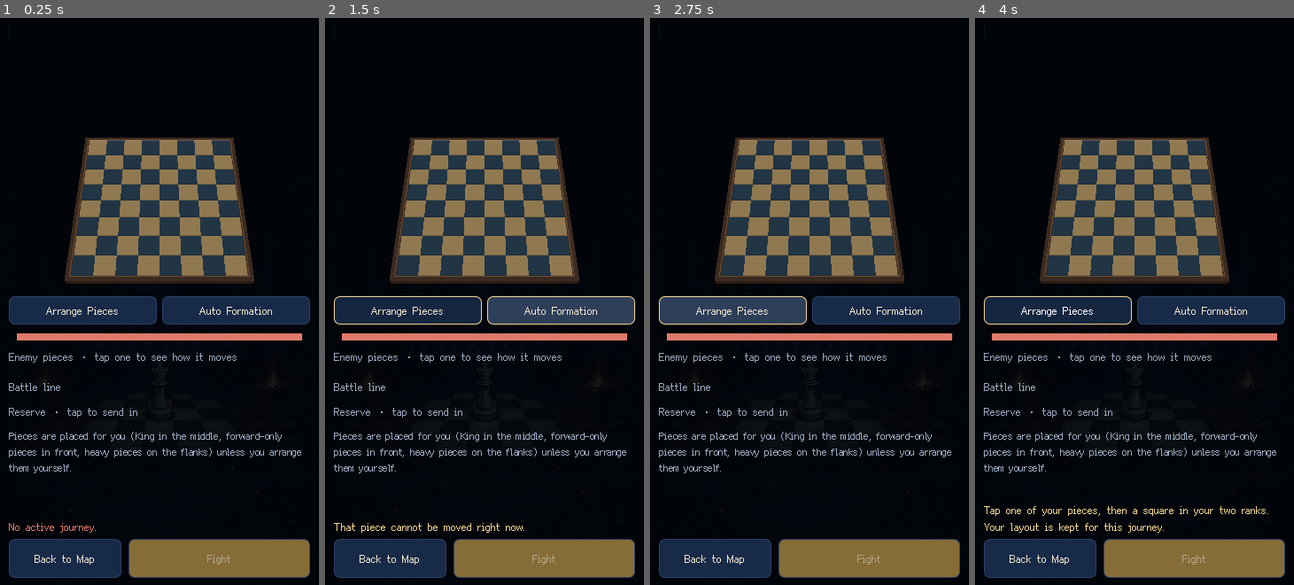
Above: before the commit, frames 1-4 (left to right).
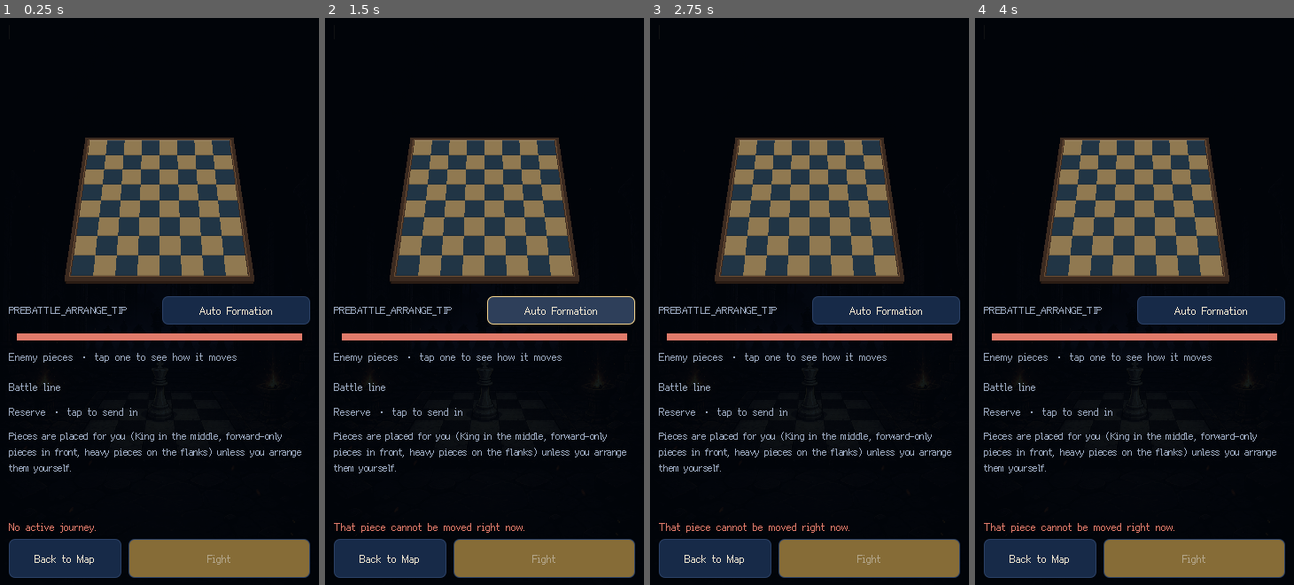
Above: after the commit, the same moments.

Repository: CapJunkrat/pixelking
Game: Godot game, scene res://scenes/run/PreBattleScene.tscn
Two runs of this game, one before a commit and one after it. Both use one fixed random seed, a clock stepped at 60 frames per second and the inputs below. This scene is started directly instead of the project's main scene. Sound files missing from this copy of the repository are replaced by a short silence.
Inputs (mouse positions are in pixels of both pictures, inside the frame that each line leads up to):
- Up to frame 1 (0.25 s): no input
- Up to frame 2 (1.5 s): click (407, 312) at 0.5 s, where only the run before the commit has a clickable "Arrange Pieces"; click "Auto Formation" at 1.25 s
- Up to frame 3 (2.75 s): click (732, 312) at 2 s, where only the run before the commit has a clickable "Arrange Pieces"
- Up to frame 4 (4 s): click "Auto Formation" at 2.75 s; click (1057, 312) at 3.5 s, where only the run before the commit has a clickable "Arrange Pieces"

The runs differ from the first frame. In frame 1, 2.3% of the frame differs, in the area x 2-50%, y 49-55%; in frame 2, 2.5%; in frame 3, 2.5%; in frame 4, 2.9%, in the area x 2-92%, y 49-91%.
Error before the commit: Invalid access to property or key 'deployment_state' on a base object of type 'Nil'. (res://scripts/run/PreBattleScene.gd:267)

Commit message:
feat: arrange pieces without a mode button
Co-Authored-By: Claude Opus 5.5 <noreply@anthropic.com>
Claude-Session: https://claude.ai/code/session_012w4X79Jp4FAdeJJxKLYmvh

Diff:
--- a/scripts/run/PreBattleScene.gd
+++ b/scripts/run/PreBattleScene.gd
@@ -41,11 +41,10 @@
 var status_label: Label = null
 var back_button: Button = null
 var fight_button: Button = null
-var arrange_button: Button = null
 var auto_button: Button = null
 var focus_id: String = ""
-## Arranging by hand: tap one of your pieces, then a square in your two ranks.
-var arranging: bool = false
+## Arranging by hand is always on: tap one of your pieces, then a square in your two
+## ranks. 0 while no piece is picked up.
 var arrange_selected: int = 0
 var _starting: bool = false
 
@@ -103,16 +102,16 @@
 	var arrange_row: HBoxContainer = HBoxContainer.new()
 	arrange_row.name = "ArrangeRow"
 	arrange_row.add_theme_constant_override("separation", 6)
-	arrange_button = _button(_text("PREBATTLE_ARRANGE"), PANEL_2, LINE, INK)
-	arrange_button.name = "ArrangeButton"
-	arrange_button.custom_minimum_size = Vector2(0, 32)
-	arrange_button.toggle_mode = true
-	arrange_button.toggled.connect(_set_arranging)
+	var arrange_hint: Label = _label(_text("PREBATTLE_ARRANGE_TIP"), 11, MUTED)
+	arrange_hint.name = "ArrangeHint"
+	arrange_hint.size_flags_horizontal = Control.SIZE_EXPAND_FILL
+	arrange_hint.vertical_alignment = VERTICAL_ALIGNMENT_CENTER
+	arrange_hint.autowrap_mode = TextServer.AUTOWRAP_WORD_SMART
 	auto_button = _button(_text("PREBATTLE_AUTO_FORMATION"), PANEL_2, LINE, INK)
 	auto_button.name = "AutoFormationButton"
 	auto_button.custom_minimum_size = Vector2(0, 32)
 	auto_button.pressed.connect(_reset_formation)
-	arrange_row.add_child(arrange_button)
+	arrange_row.add_child(arrange_hint)
 	arrange_row.add_child(auto_button)
 	layout.add_child(arrange_row)
 
@@ -267,13 +266,15 @@
 	var deployment: DeploymentState = run_manager.current_run.deployment_state
 	var pieces: Dictionary = {}
 	var focus_square: Vector2i = DeploymentBoardView.NO_SQUARE
-	if arranging and arrange_selected > 0:
+	if arrange_selected > 0:
 		focus_square = deployment.player_position(arrange_selected)
+	# The two ranks you may use light up only while a piece is in hand.
+	board_view.deploy_rows = 2 if arrange_selected > 0 else 0
 	for placement: Dictionary in deployment.enemy_placements:
 		var square: Vector2i = DeploymentState.position_from_value(placement.get("position", {}))
 		var id: String = str(placement.get("piece_def_id", ""))
 		pieces[square] = {"texture": _texture(&"black", id), "player": false}
-		if id == focus_id and focus_square == DeploymentBoardView.NO_SQUARE and not arranging:
+		if id == focus_id and focus_square == DeploymentBoardView.NO_SQUARE:
 			focus_square = square
 	for instance_id: int in run_manager.current_run.active_piece_ids:
 		var piece: PieceInstanceState = run_manager.current_run.get_piece_state(instance_id)
@@ -428,27 +429,19 @@
 	_render_pattern()
 
 func _on_square_pressed(square: Vector2i) -> void:
-	if arranging and _arrange_at(square):
-		return
+	if _arrange_at(square):
+		return
+	# Any other tap puts the piece in hand back down.
+	if arrange_selected > 0:
+		_put_down()
 	for placement: Dictionary in run_manager.current_run.deployment_state.enemy_placements:
 		if DeploymentState.position_from_value(placement.get("position", {})) == square:
 			focus_id = ""
 			_focus(str(placement.get("piece_def_id", "")))
 			return
 
-func _set_arranging(enabled: bool) -> void:
-	arranging = enabled
-	arrange_selected = 0
-	board_view.deploy_rows = 2 if enabled else 0
-	if enabled:
-		_show_status(_text("PREBATTLE_ARRANGE_HINT"))
-		status_label.add_theme_color_override("font_color", GOLD_SOFT)
-	else:
-		status_label.visible = false
-		status_label.add_theme_color_override("font_color", ENEMY)
-	_render_board()
-
-## Handles a tap while arranging. Returns false when the tap was not about arranging.
+## Handles a tap that picks up, moves or puts down one of your pieces. Returns false when the
+## tap was not about arranging.
 func _arrange_at(square: Vector2i) -> bool:
 	var deployment: DeploymentState = run_manager.current_run.deployment_state
 	var own: int = deployment.player_at(square)
@@ -456,27 +449,32 @@
 		if own <= 0:
 			return false
 		arrange_selected = own
+		_show_status(_text("PREBATTLE_ARRANGE_HINT"))
+		status_label.add_theme_color_override("font_color", GOLD_SOFT)
 		_render_board()
 		return true
 	if own == arrange_selected:
-		arrange_selected = 0
-		_render_board()
+		_put_down()
 		return true
 	if square.y > 1:
 		return false
 	if run_manager.move_deployed_piece(arrange_selected, square) != OK:
 		_show_status(_text("PREBATTLE_ARRANGE_ROWS"))
 		return true
+	_put_down()
+	return true
+
+func _put_down() -> void:
 	arrange_selected = 0
+	status_label.visible = false
+	status_label.add_theme_color_override("font_color", ENEMY)
 	_render_board()
-	return true
 
 func _reset_formation() -> void:
 	if run_manager.reset_deployment_formation() != OK:
 		_show_status(_text("PREBATTLE_LINEUP_ERROR"))
 		return
-	arrange_selected = 0
-	_render_board()
+	_put_down()
 
 func _toggle_piece(instance_id: int, to_active: bool) -> void:
 	if to_active and _active_non_king() >= run_manager.current_run.max_active_pieces():
--- a/scripts/tests/scenes/test_prebattle_scene.gd
+++ b/scripts/tests/scenes/test_prebattle_scene.gd
@@ -52,9 +52,11 @@
 	_expect(moved_id in manager.current_run.active_piece_ids and manager.current_run.deployment_state.player_position(moved_id).y <= 1, "tapping a reserve piece sends it back in and places it")
 
 	# Arrange by hand: move the King one file left; the choice is kept for the Run.
-	var arrange: Button = preview.get_node("SafeArea/Layout/ArrangeRow/ArrangeButton") as Button
-	arrange.button_pressed = true
-	await process_frame
+	_expect(preview.get_node_or_null("SafeArea/Layout/ArrangeRow/ArrangeButton") == null, "arranging needs no mode button")
+	board.square_pressed.emit(Vector2i(4, 0))
+	_expect(board.deploy_rows == 2 and board.selected_square == Vector2i(4, 0), "tapping your piece picks it up and lights your two ranks")
+	board.square_pressed.emit(Vector2i(5, 7))
+	_expect(preview.arrange_selected == 0 and board.deploy_rows == 0, "tapping elsewhere puts the piece back down")
 	board.square_pressed.emit(Vector2i(4, 0))
 	board.square_pressed.emit(Vector2i(3, 0))
 	await process_frame
